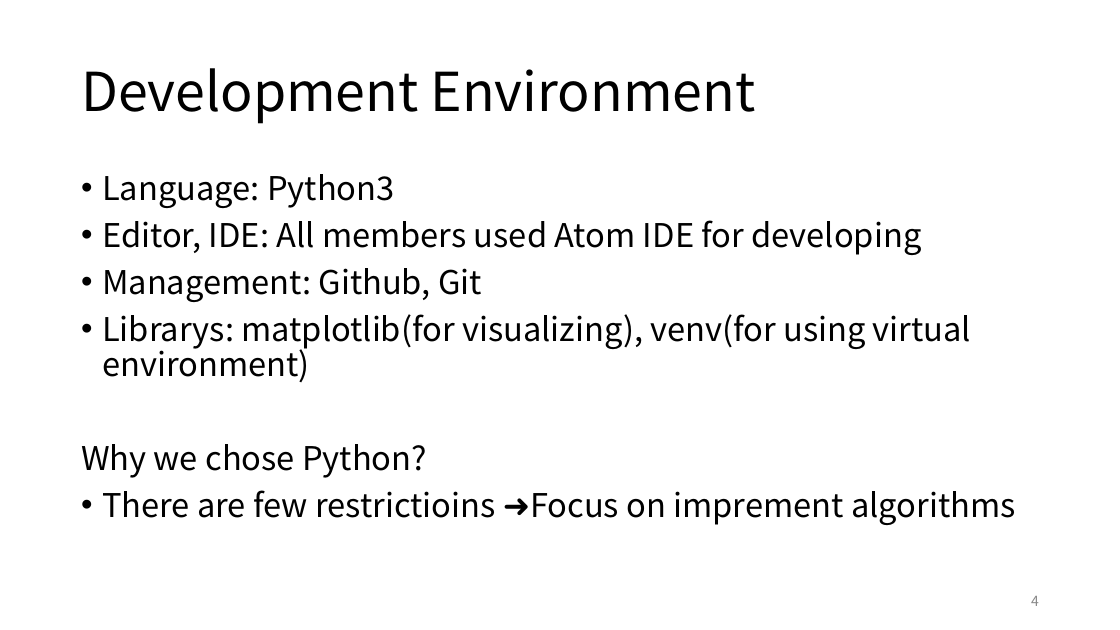
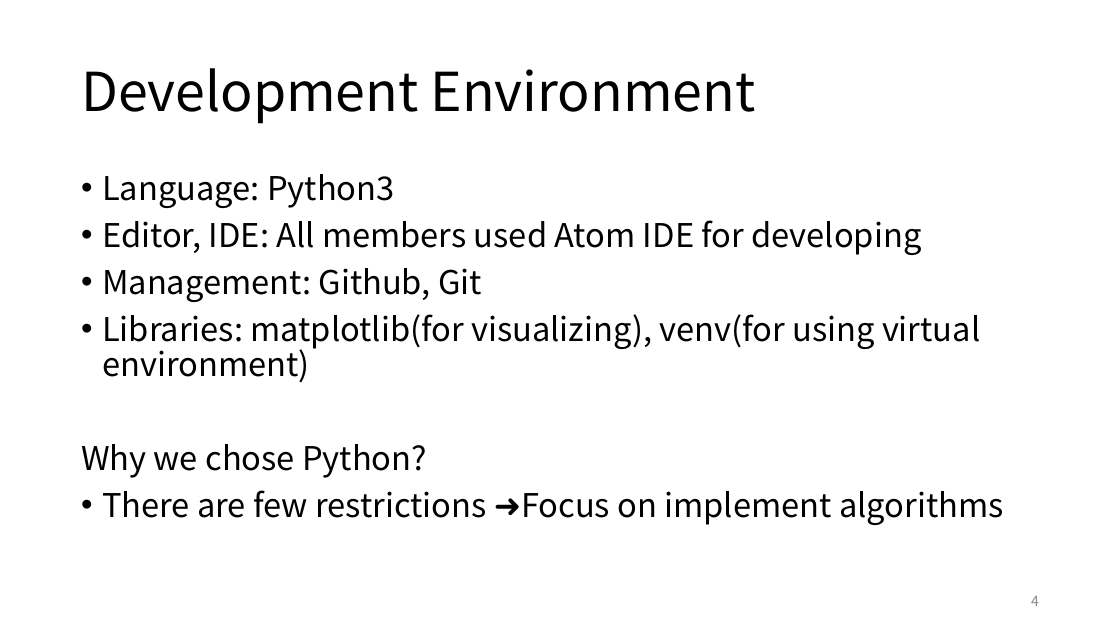
Before and after one commit to ie03-aizu-2019/ie03project-skys, a slide deck: slide 4 of final2.pptx. Drawn at 1120x630 pixels with LibreOffice and Linux fonts; fonts in the diff are those of the drawing. Boxes give left, top, right and bottom in pixels: in the first picture for what was removed or moved away, otherwise in the second. Text is boxed around its words. In the diff, an @@ line names an element or a change of style, - is before the commit and + after.

Commit message:
final2

```diff
--- a/final2.pptx
+++ b/final2.pptx
@@ text at bbox=[102, 314, 980, 382]: text changed @@
-• Librarys: matplotlib(for visualizing), venv(for using virtual environment)
+• Libraries: matplotlib(for visualizing), venv(for using virtual environment)
@@ text at bbox=[102, 490, 1004, 525]: text changed @@
-• There are few restrictioins ➜Focus on imprement algorithms
+• There are few restrictions ➜Focus on implement algorithms
```
Also in this commit, not shown: 3 other slides changed.
